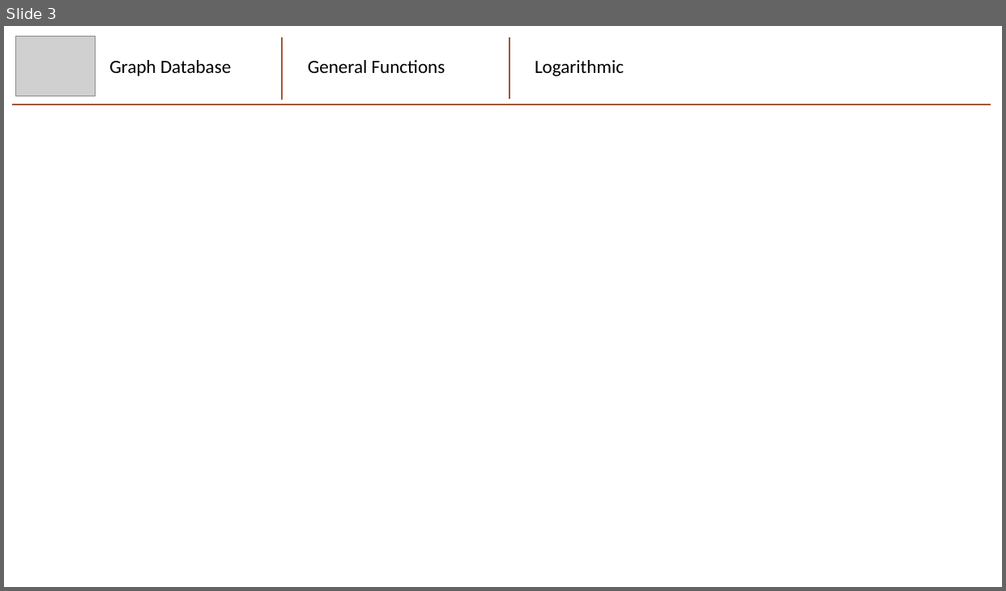
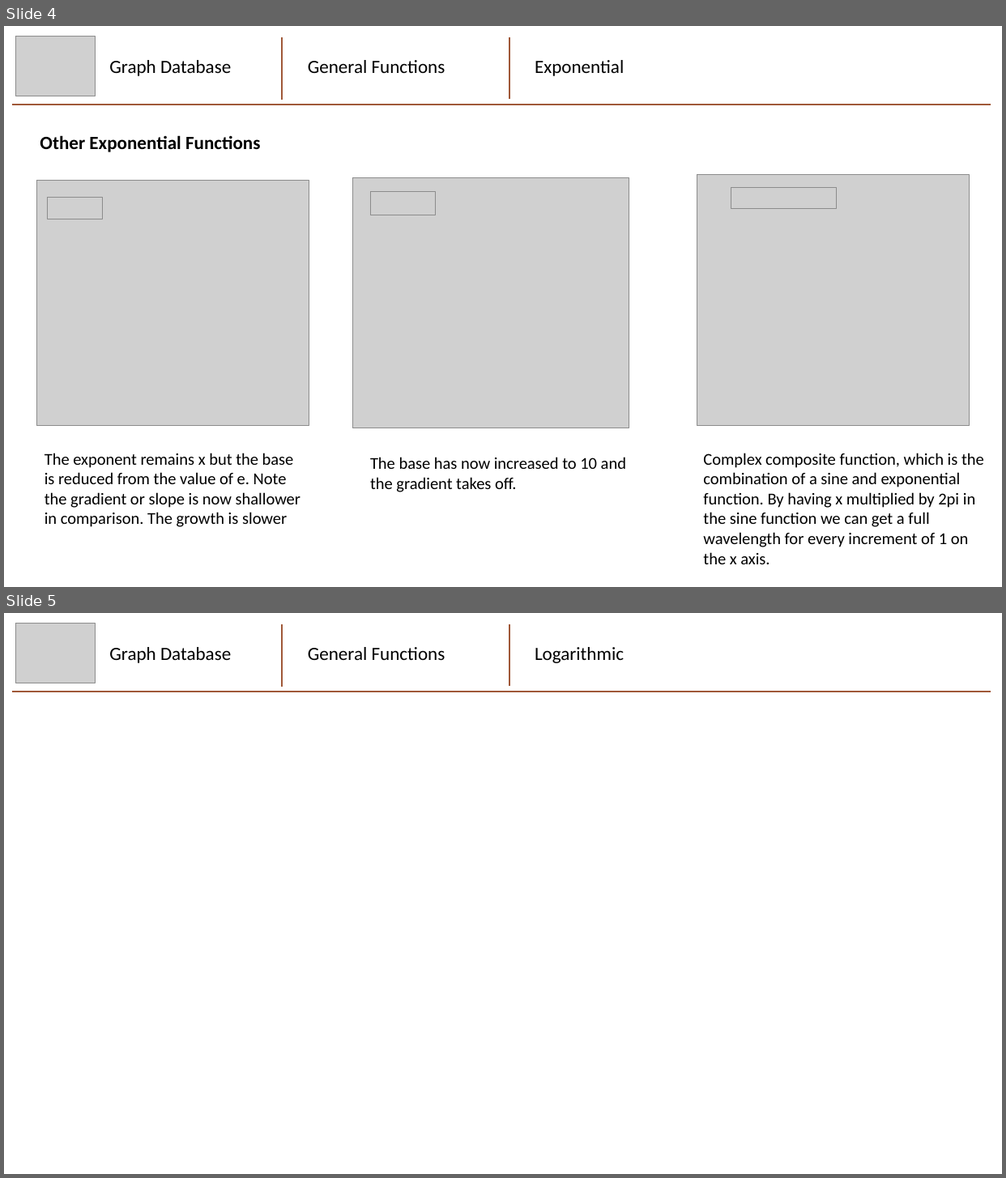
Before and after one commit to mhaythornthwaite/Testing_ML_Algorithms, a slide deck: Graphs_and_Functions/Graphs_and_Functions.pptx. Shown one above the other, each under a label of ours: slide 3 before the commit, slides 4 and 5 after it. The pictures are 1006x591 and 1006x1178 pixels, drawn with LibreOffice and Linux fonts; fonts in the diff are those of the drawing; grey boxes stand for pictures. Boxes give left, top, right and bottom in pixels: in the first picture for what was removed or moved away, otherwise in the second. Text is boxed around its words. In the diff, an @@ line names an element or a change of style, - is before the commit and + after.

Commit message:
Exponential Functions

```diff
--- a/Graphs_and_Functions/Graphs_and_Functions.pptx
+++ b/Graphs_and_Functions/Graphs_and_Functions.pptx
@@ slide 4 added at bbox=[4, 26, 1002, 587], background #FFFFFF @@
@@ picture added at bbox=[15, 37, 96, 96] @@
@@ group added at bbox=[12, 38, 991, 105]: 2 lines, 2 texts @@
+Graph Database
+Exponential
@@ line added from (509, 100) to (509, 37), #A05838 1.5 pt @@
@@ text added at bbox=[308, 60, 445, 73], 18 pt, text #000000 @@
+General Functions
@@ text added at bbox=[40, 135, 260, 152], 18 pt, text #000000, bold @@
+Other Exponential Functions
@@ picture added at bbox=[37, 181, 309, 426] @@
@@ picture added at bbox=[353, 178, 629, 429] @@
@@ picture added at bbox=[370, 191, 435, 215] @@
@@ picture added at bbox=[697, 175, 969, 426] @@
@@ picture added at bbox=[731, 188, 836, 209] @@
@@ picture added at bbox=[47, 198, 102, 219] @@
@@ text added at bbox=[44, 453, 300, 527], 16 pt, text #000000 @@
+The exponent remains x but the base is reduced from the value of e. Note the gradient or slope is now shallower in comparison. The growth is slower
@@ text added at bbox=[370, 457, 626, 493], 16 pt, text #000000 @@
+The base has now increased to 10 and the gradient takes off.
@@ text added at bbox=[703, 453, 984, 565], 16 pt, text #000000 @@
+Complex composite function, which is the combination of a sine and exponential function. By having x multiplied by 2pi in the sine function we can get a full wavelength for every increment of 1 on the x axis.
@@ what was slide 3 is now slide 5 @@
```
Also in this commit, not shown: 2 slides changed, 1 other slide added, 2 other files.
